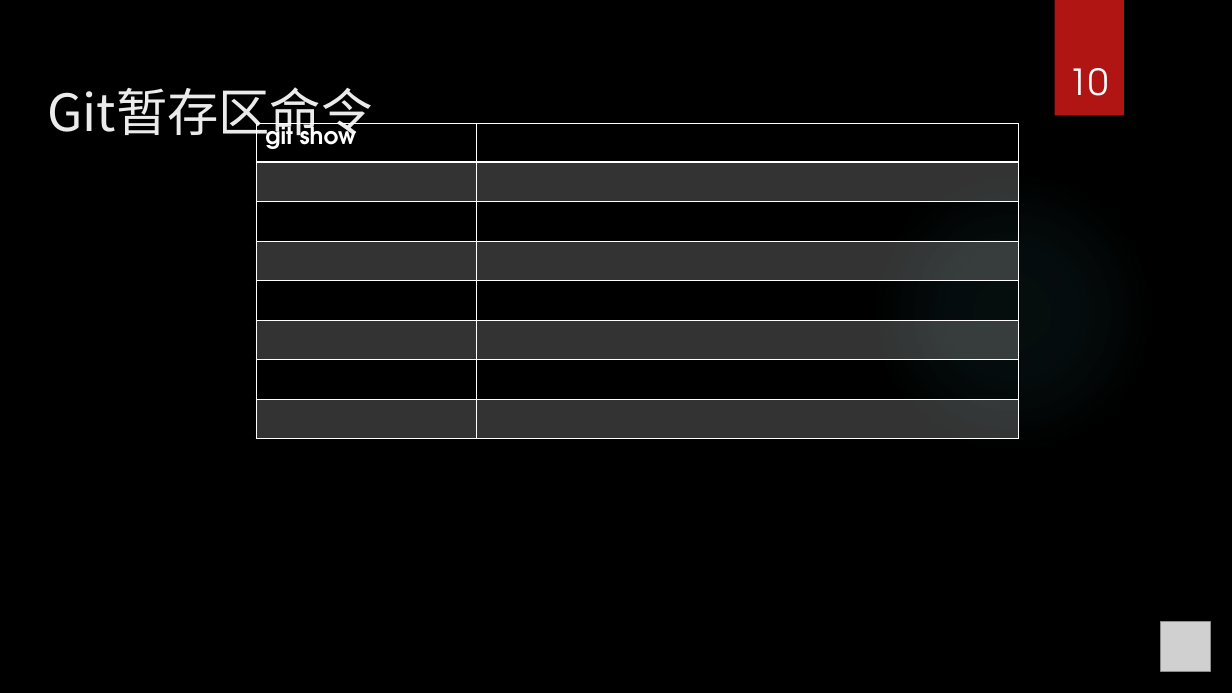
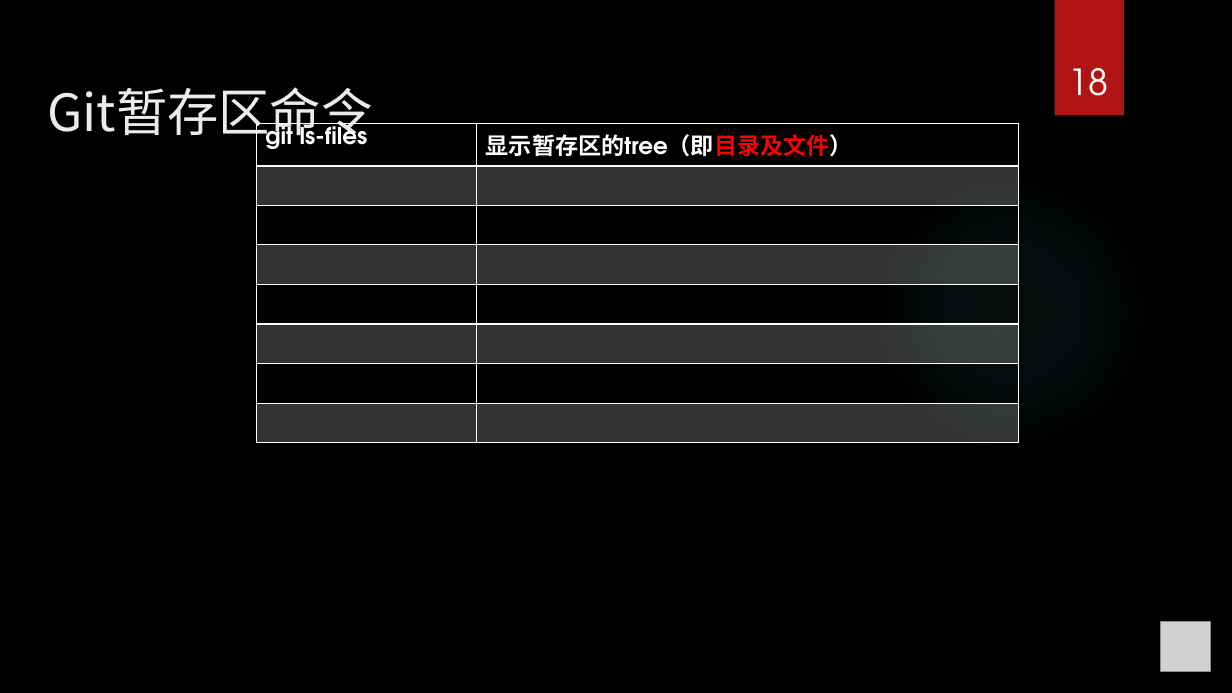
Before and after one commit to seafitliu/about, a slide deck: slide 18 of git那些事.pptx (slide 10 before the commit). Drawn at 1232x693 pixels with LibreOffice and Linux fonts; fonts in the diff are those of the drawing; grey boxes stand for pictures; background and template pictures are left out. Boxes give left, top, right and bottom in pixels: in the first picture for what was removed or moved away, otherwise in the second. Text is boxed around its words. In the diff, an @@ line names an element or a change of style, - is before the commit and + after.

```diff
--- a/git那些事.pptx
+++ b/git那些事.pptx
@@ page number at <box>1069,68,1109,96</box>: text changed @@
-10
+18
@@ table at <box>256,123,1019,439</box> @@
-row 1, column 1: git show
+row 1, column 1: git ls-files
-row 1, column 2: 
+row 1, column 2: 显示暂存区的tree（即目录及文件）
```
Also in this commit, not shown: 5 other slides changed, 8 slides added.
